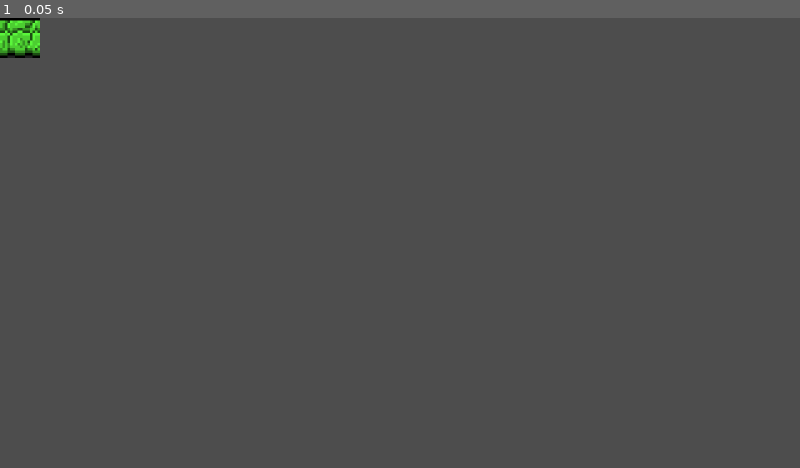
Above: before the commit, frame 1.
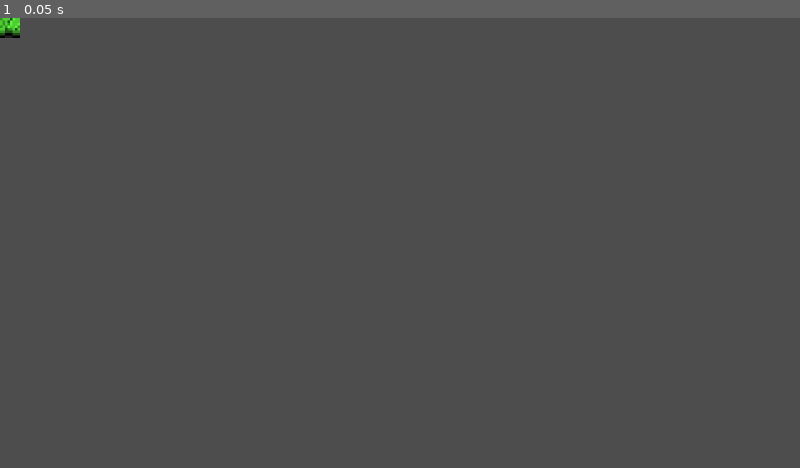
Above: after the commit, the same moment.

Repository: IRUSlan92I/Vegeconda
Game: Godot game, scene res://forest.tscn
Same seed, same stepped clock (60 frames per second), same inputs: the game is played once before the commit and once after it. The project has no main scene, so this scene is started directly.
Inputs:
- Up to frame 1 (0.05 s): no input

The runs differ from the first frame. In frame 1, 0.4% of the frame differs, in the area x 0-5%, y 0-9%.

Commit message:
Minor fix

Diff:
--- a/vegeconda/forest.tscn
+++ b/vegeconda/forest.tscn
@@ -15,9 +15,7 @@
 
 [node name="Sprite2D" type="Sprite2D" parent="."]
 texture_filter = 1
-position = Vector2(8, 8)
 texture = SubResource("AtlasTexture_dddgb")
 
 [node name="CollisionShape2D" type="CollisionShape2D" parent="."]
-visible = false
 shape = SubResource("RectangleShape2D_7s50m")
